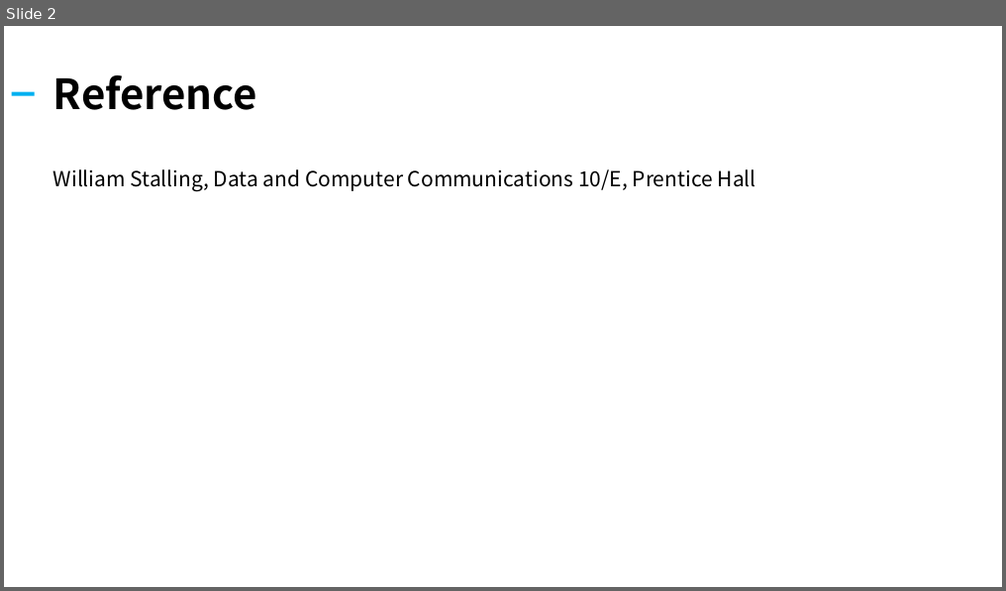
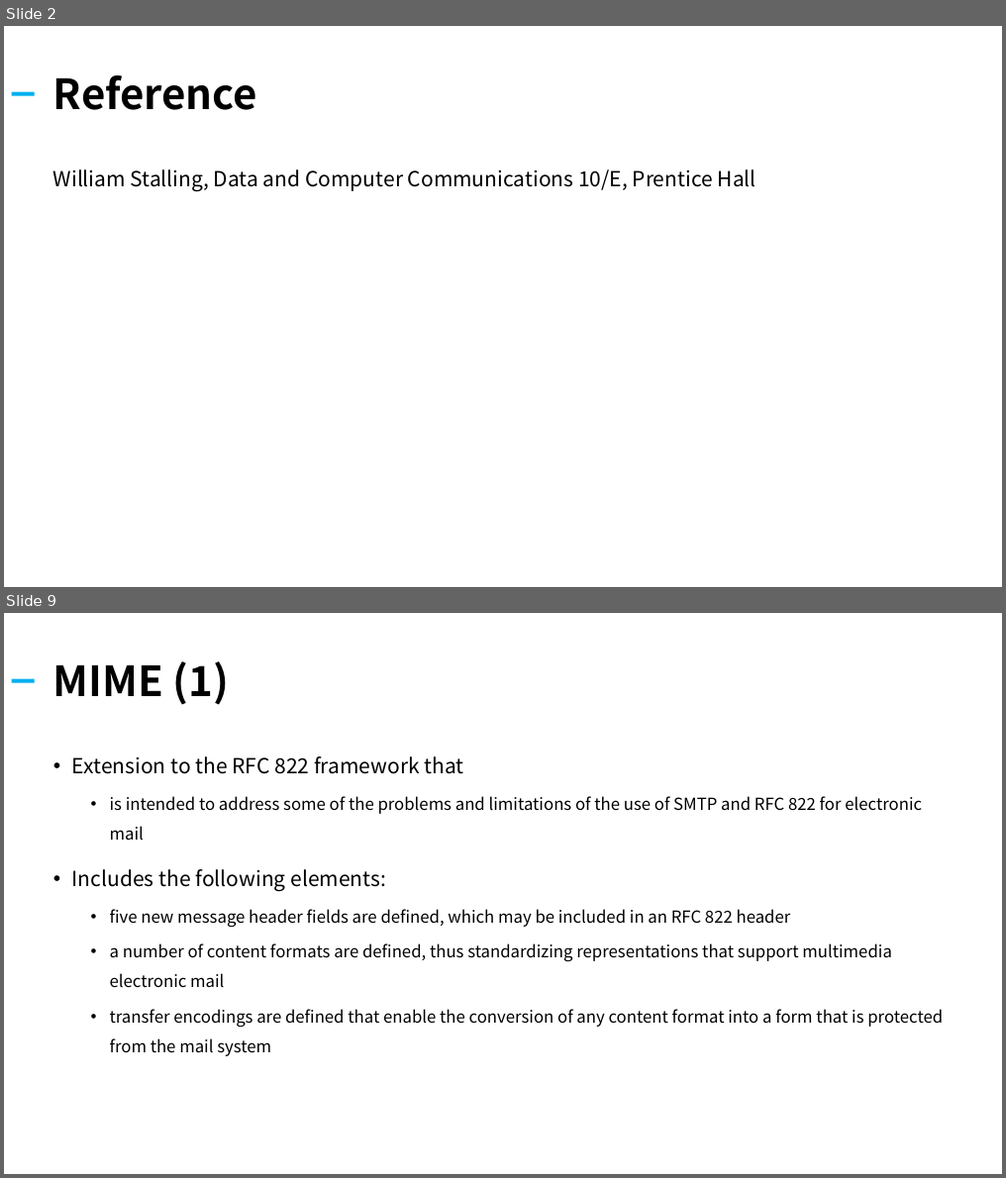
Before and after one commit to kiku99/AWS, a slide deck: Network/12. Network Internet Application.pptx. Shown one above the other, each under a label of ours: slide 2 before the commit, slides 2 and 9 after it; the slides between them are not shown. The pictures are 1006x591 and 1006x1178 pixels, drawn with LibreOffice and Linux fonts; fonts in the diff are those of the drawing. Boxes give left, top, right and bottom in pixels: in the first picture for what was removed or moved away, otherwise in the second. Text is boxed around its words. In the diff, an @@ line names an element or a change of style, - is before the commit and + after.

```diff
--- a/Network/12. Network Internet Application.pptx
+++ b/Network/12. Network Internet Application.pptx
@@ slide 9 added at (4,613,1002,1174), background #FFFFFF @@
@@ title added at (54,662,229,705), 40 pt, text #000000, bold @@
+MIME (1)
@@ rectangle added at (12,679,35,682), fill #00B0F0 @@
@@ text added at (72,757,943,1057), 16 pt, text #000000 @@
+• Extension to the RFC 822 framework that
+  • is intended to address some of the problems and limitations of the use of SMTP and RFC 822 for electronic mail
+• Includes the following elements:
+  • five new message header fields are defined, which may be included in an RFC 822 header
+  • a number of content formats are defined, thus standardizing representations that support multimedia electronic mail
+  • transfer encodings are defined that enable the conversion of any content format into a form that is protected from the mail system
```
Also in this commit, not shown: 1 slide changed, 20 other slides added, 20 slides removed, 1 other file.
